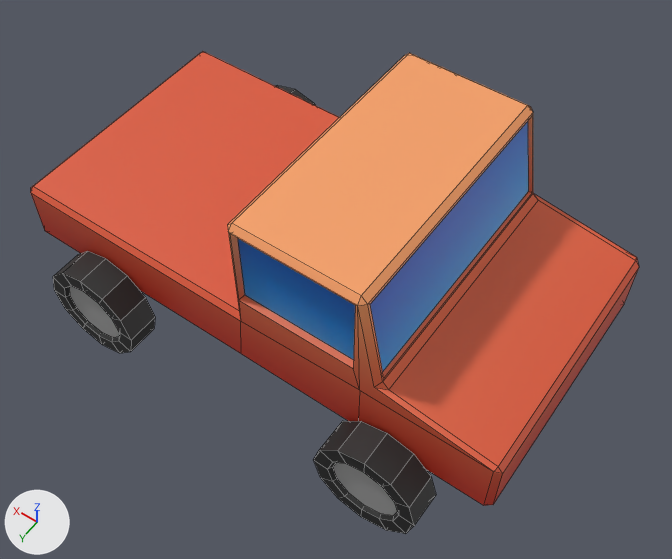
The Blender file Blender/Truck.blend, before and after one commit.
Before and after are seen from a 50 mm camera at (-0.418, 0.591, 1.016) aimed at (-0.018, 0.03, 0.135). The axes (+X, +Y, +Z) are drawn at lower left. The lights are the same throughout. Mesh edges are drawn as thin lines.

The scene before the commit, as lines of its bpy script (objects in view):
```python
me_cube = bpy.data.meshes.new('Cube')
me_cube.from_pydata(...)  # 80 vertices, 85 faces; spans x -0.311..0.353, y -0.166..0.166, z 0.101..0.334
me_cube.materials.append(mat_material)  # picture img_gradient_png_001
me_cube_001 = bpy.data.meshes.new('Cube.001')
me_cube_001.from_pydata(...)  # 192 vertices, 152 faces; spans x -0.25..0.294, y -0.213..0.212, z 0.004..0.138
me_cube_001.materials.append(mat_material)  # picture img_gradient_png_001
ob_cube = bpy.data.objects.new('Cube', me_cube)
ob_cube.location = (0.0, 0.0, 0.0)
ob_cube_001 = bpy.data.objects.new('Cube.001', me_cube_001)
ob_cube_001.location = (0.0, 0.0, 0.0)
```
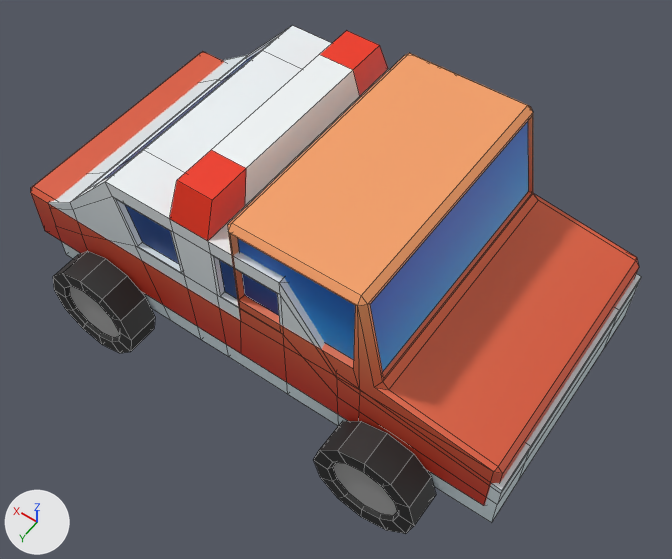
Commit message: 🚓 Add police car

What differs and where, as boxes [x1, y1, x2, y2] in the pictures (672 x 559 px):
'Police Chassis', added: after [49, 25, 641, 523]

The edits, one by one:
Mesh me_cube_002 is new.
It has 176 vertices, 174 faces and spans x -1.0..1.0, y -1.0..1.0, z -1.0..1.42.
It uses material mat_material (picture img_gradient_png_001).
Object 'Police Chassis' (ob_police_chassis) is new; it shows me_cube_002.
Its location is (0.0, 0.0, 0.186).
Its scale is (0.316, 0.166, 0.106).
